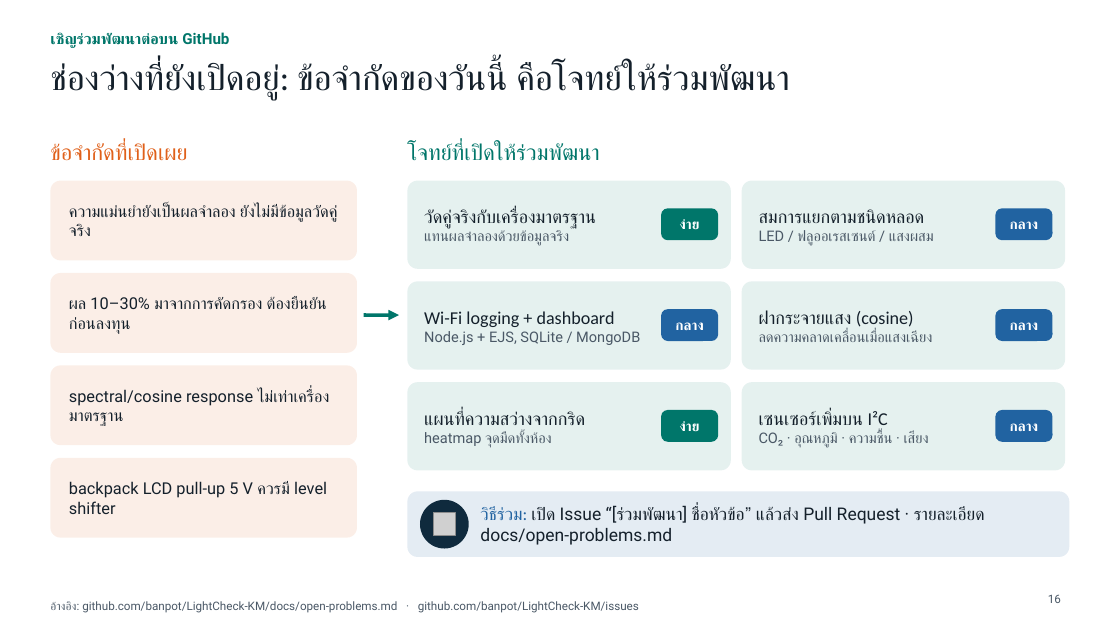
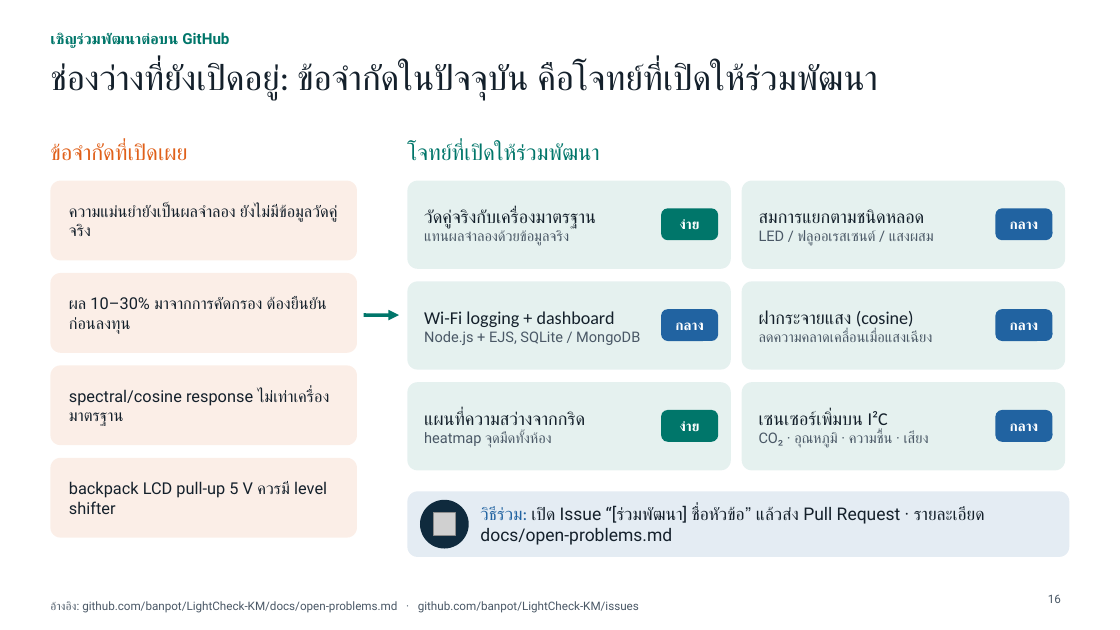
Before and after one commit to banpot/LightCheck-KM, a slide deck: slide 16 of presentation/LightCheck-KM_oral_KMDay2569.pptx. Drawn at 1120x630 pixels with LibreOffice and Linux fonts; fonts in the diff are those of the drawing; grey boxes stand for pictures; background and template pictures are left out. Boxes give left, top, right and bottom in pixels: in the first picture for what was removed or moved away, otherwise in the second. Text is boxed around its words. In the diff, an @@ line names an element or a change of style, - is before the commit and + after.

```diff
--- a/presentation/LightCheck-KM_oral_KMDay2569.pptx
+++ b/presentation/LightCheck-KM_oral_KMDay2569.pptx
@@ title at bbox=[50, 63, 878, 100]: text changed @@
-ช่องว่างที่ยังเปิดอยู่: ข้อจำกัดของวันนี้ คือโจทย์ให้ร่วมพัฒนา
+ช่องว่างที่ยังเปิดอยู่: ข้อจำกัดในปัจจุบัน คือโจทย์ที่เปิดให้ร่วมพัฒนา
```
Also in this commit, not shown: 11 other slides changed, 12 other files.
